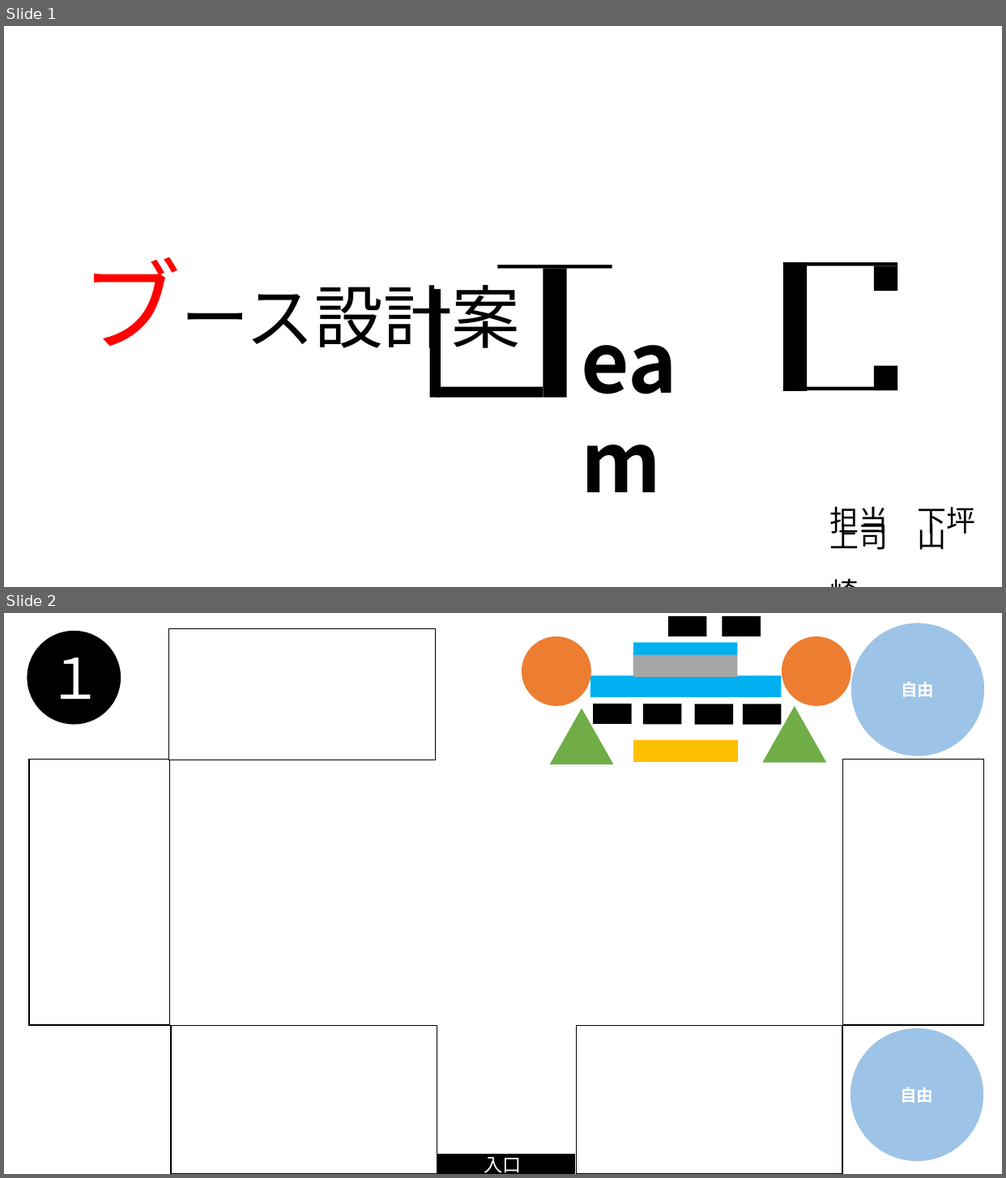
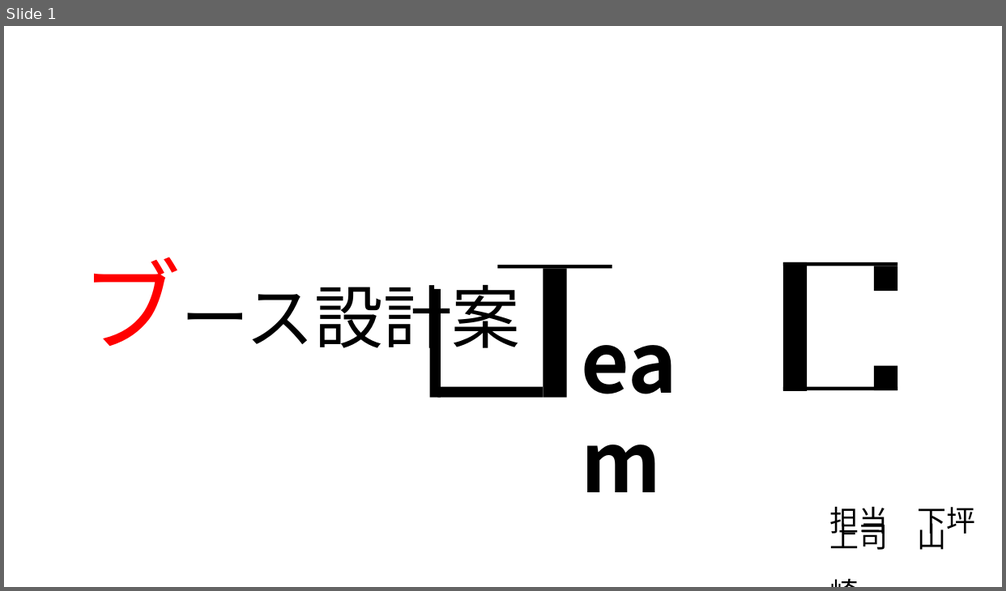
Before and after one commit to Nishin3614/ClimbBuys, a slide deck: ブース設計.pptm. Shown one above the other, each under a label of ours: slides 1 and 2 before the commit, slide 1 after it. The pictures are 1006x1178 and 1006x591 pixels, drawn with LibreOffice and Linux fonts; fonts in the diff are those of the drawing. Boxes give left, top, right and bottom in pixels: in the first picture for what was removed or moved away, otherwise in the second. Text is boxed around its words. In the diff, an @@ line names an element or a change of style, - is before the commit and + after.

```diff
--- a/ブース設計.pptm
+++ b/ブース設計.pptm
@@ slide 2 removed at <box>4,613,1002,1174</box>, background #FFFFFF @@
@@ ellipse removed at <box>27,631,120,724</box> @@
@@ rectangle removed at <box>169,629,436,760</box> @@
@@ group removed at <box>522,616,851,764</box>: 10 rectangles, 2 ellipses, 2 triangles, 1 text @@
-モニター
@@ ellipse removed at <box>851,623,985,756</box> @@
-自由
@@ text removed at <box>47,658,103,699</box> @@
-１
@@ rectangle removed at <box>28,759,169,1025</box> @@
@@ rectangle removed at <box>842,759,983,1025</box> @@
@@ rectangle removed at <box>171,1026,437,1174</box> @@
@@ rectangle removed at <box>577,1026,843,1174</box> @@
@@ ellipse removed at <box>850,1029,984,1161</box> @@
-自由
@@ rectangle removed at <box>432,1155,575,1174</box> @@
-入口
```
Also in this commit, not shown: 3 slides changed, 2 other slides removed, 1 other file.
